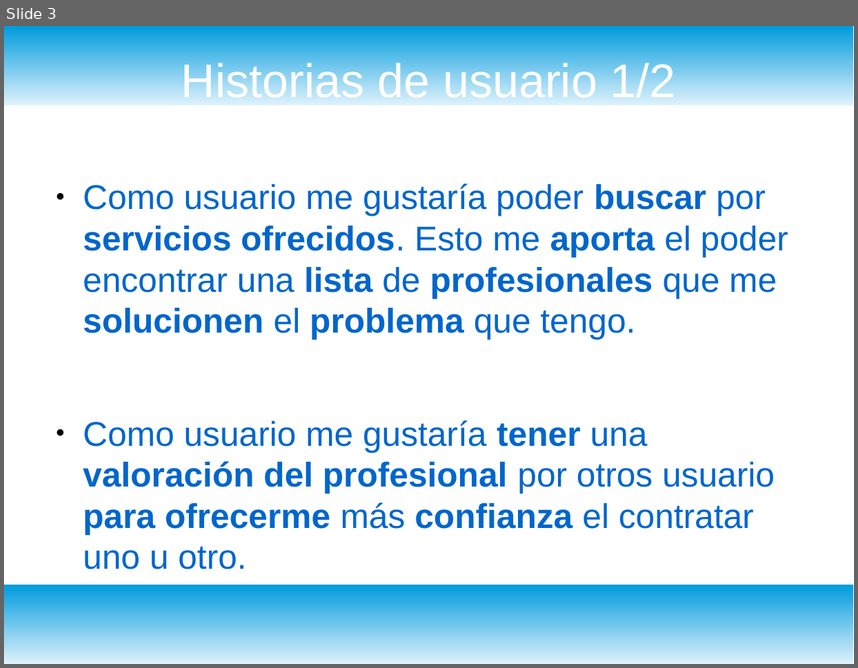
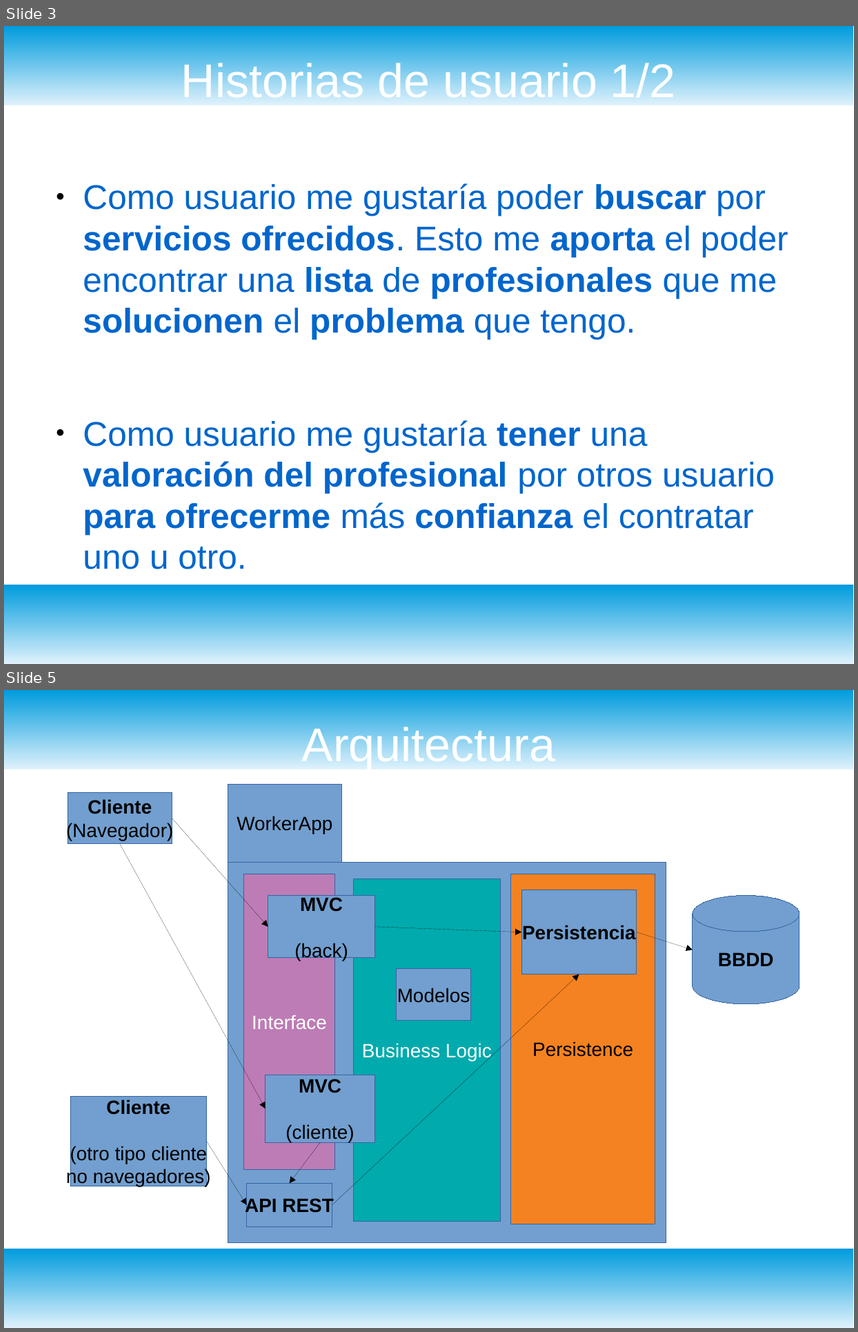
Before and after one commit to bugtamer/WorkerApp2, a slide deck: doc/presentación.odp. Shown one above the other, each under a label of ours: slide 3 before the commit, slides 3 and 5 after it; the slides between them are not shown. The pictures are 858x668 and 858x1332 pixels, drawn with LibreOffice and Linux fonts; fonts in the diff are those of the drawing. Boxes give left, top, right and bottom in pixels: in the first picture for what was removed or moved away, otherwise in the second. Text is boxed around its words. In the diff, an @@ line names an element or a change of style, - is before the commit and + after.

```diff
--- a/doc/presentación.odp
+++ b/doc/presentación.odp
@@ slide 5 added at (4,690,854,1328), background #FFFFFF; not listed: 2 template elements that a slide beside it also shows @@
@@ title added at (302,723,556,769), 44 pt, text #FFFFFF @@
+Arquitectura
@@ group added at (68,784,800,1243): 12 rectangles, 7 arrows, 1 cylinder @@
+WorkerApp
+Interface
+Cliente
+(Navegador)
+BBDD
+Business Logic
+MVC
+(back)
+Cliente
+(otro tipo cliente
+no navegadores)
+API REST
+Persistence
+Persistencia
+MVC
+(cliente)
+Modelos
```
Also in this commit, not shown: 2 slides changed, 6 other slides added, 18 other files.
